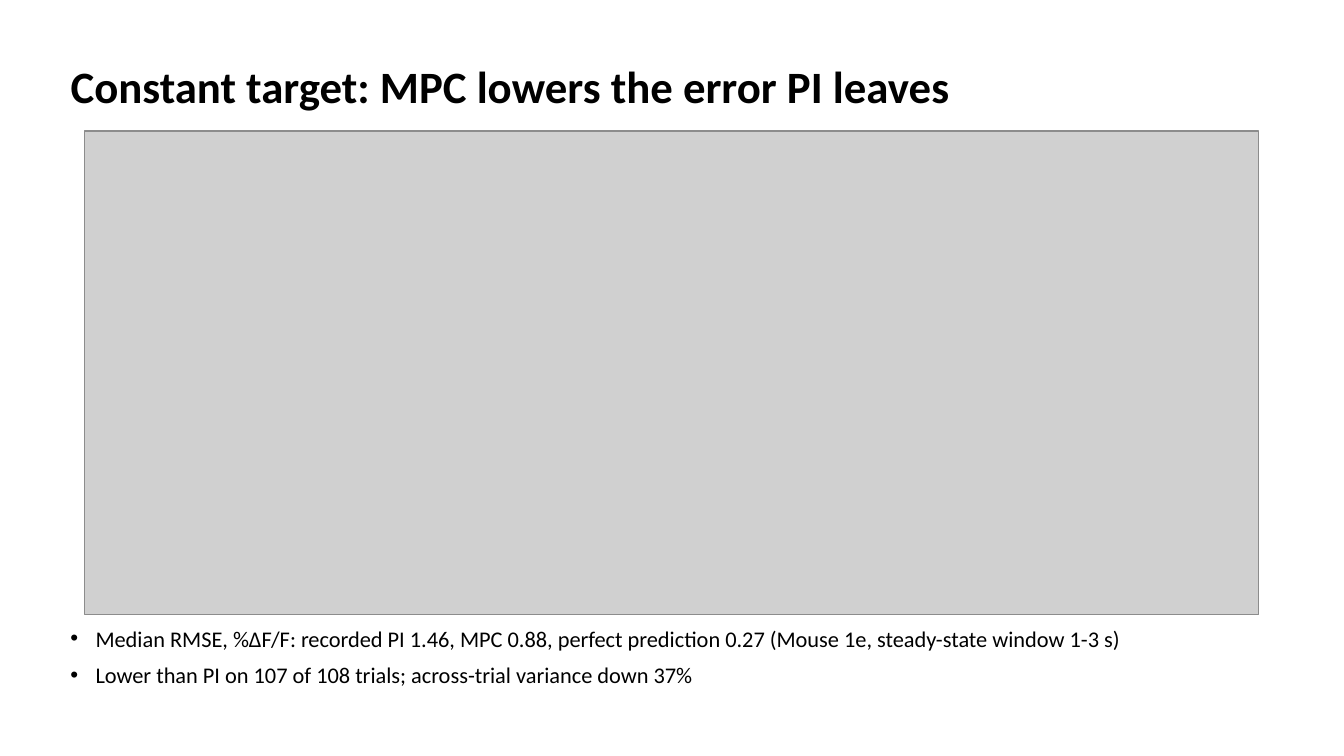
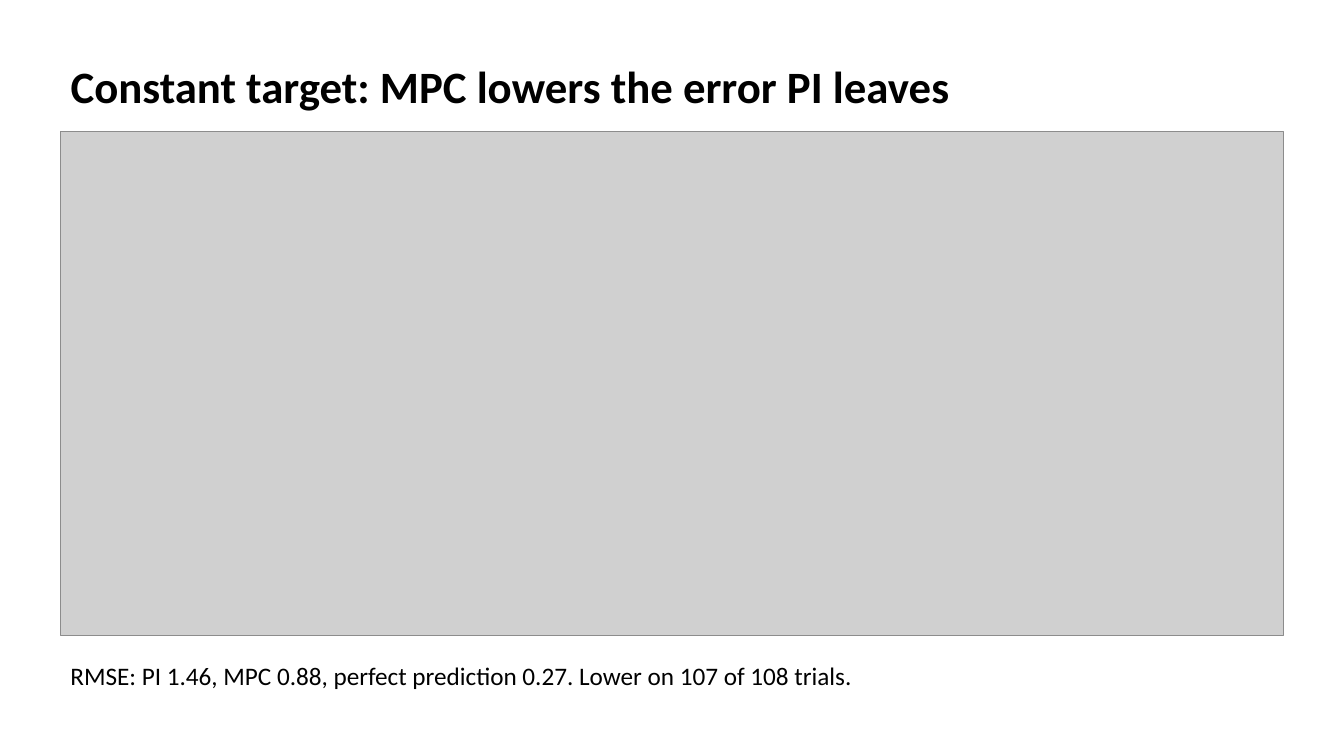
Before and after one commit to smartadi/tpgdar, a slide deck: slide 3 of GDAR-TP_MPC_and_TP-GDAR.pptx. Drawn at 1344x756 pixels with LibreOffice and Linux fonts; fonts in the diff are those of the drawing; grey boxes stand for pictures. Boxes give left, top, right and bottom in pixels: in the first picture for what was removed or moved away, otherwise in the second. Text is boxed around its words. In the diff, an @@ line names an element or a change of style, - is before the commit and + after.

```diff
--- a/GDAR-TP_MPC_and_TP-GDAR.pptx
+++ b/GDAR-TP_MPC_and_TP-GDAR.pptx
@@ picture: place and size @@
-picture at <box>85,131,1258,615</box>
+picture at <box>60,131,1284,635</box>
@@ text at <box>70,667,851,689</box>: text changed; size 16 to 18 pt @@
-• Median RMSE, %ΔF/F: recorded PI 1.46, MPC 0.88, perfect prediction 0.27 (Mouse 1e, steady-state window 1-3 s)
-• Lower than PI on 107 of 108 trials; across-trial variance down 37%
+RMSE: PI 1.46, MPC 0.88, perfect prediction 0.27. Lower on 107 of 108 trials.
```
Also in this commit, not shown: 11 other slides changed, 18 slides added, 18 slides removed, 10 other files.
